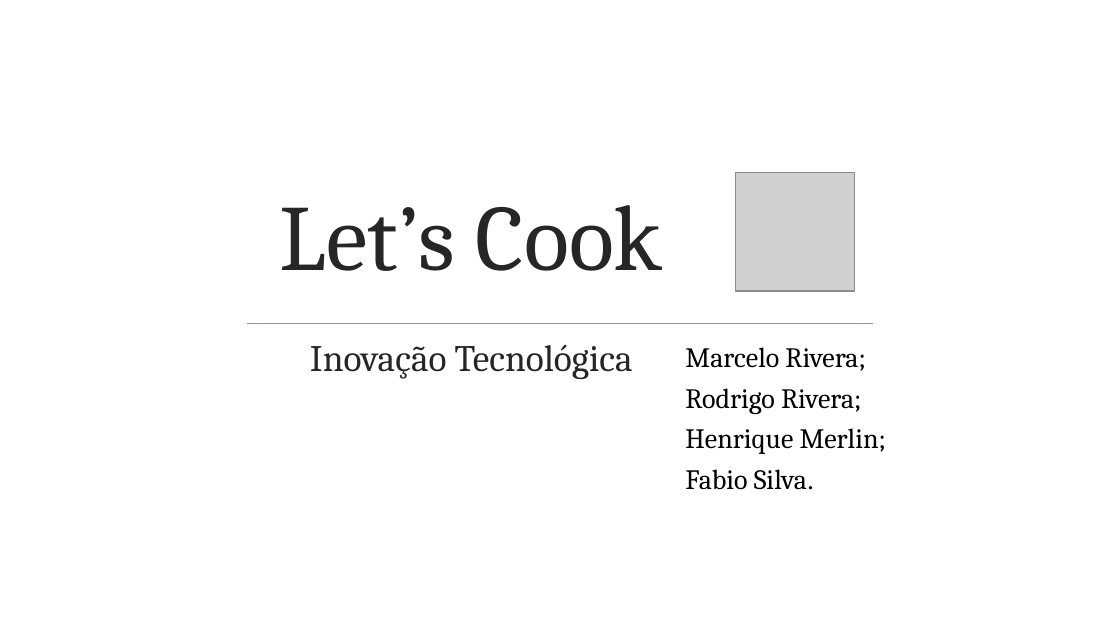
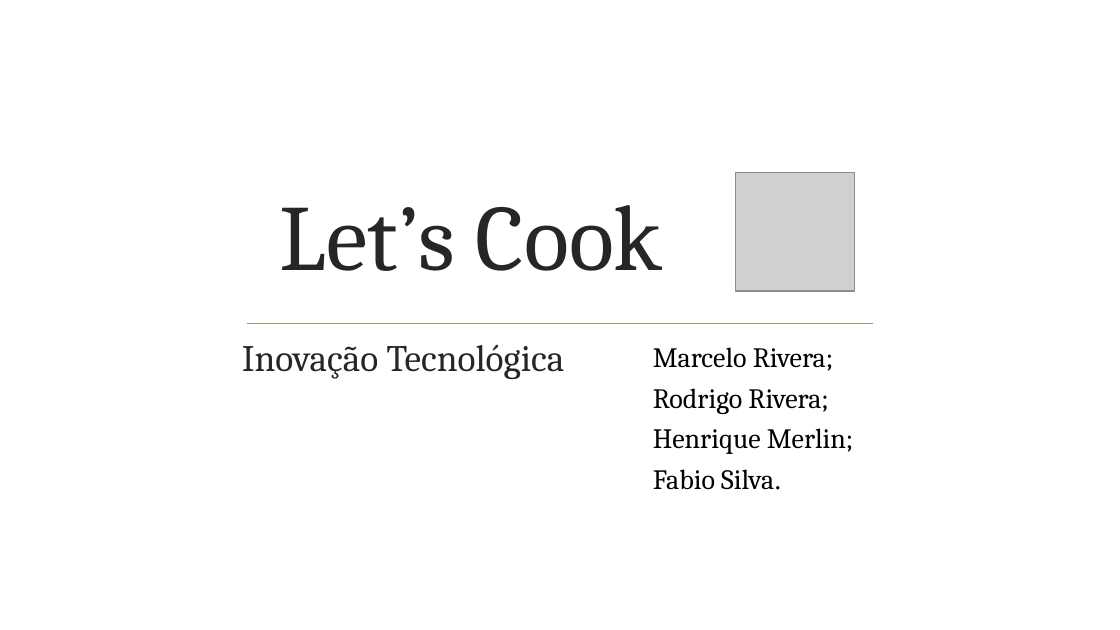
Before and after one commit to papletscook/letscook-doc, a slide deck: slide 1 of projeto/LetsCook_02.pptx. Drawn at 1120x630 pixels with LibreOffice and Linux fonts; fonts in the diff are those of the drawing; grey boxes stand for pictures; background and template pictures are left out. Boxes give left, top, right and bottom in pixels: in the first picture for what was removed or moved away, otherwise in the second. Text is boxed around its words. In the diff, an @@ line names an element or a change of style, - is before the commit and + after.

```diff
--- a/projeto/LetsCook_02.pptx
+++ b/projeto/LetsCook_02.pptx
@@ subtitle "Marcelo Rivera;": place and size @@
-subtitle "Marcelo Rivera;" at box(685, 347, 886, 490)
+subtitle "Marcelo Rivera;" at box(653, 347, 853, 490)
@@ title at box(242, 345, 565, 379): alignment centre to left @@
```
Also in this commit, not shown: 7 slides added.
